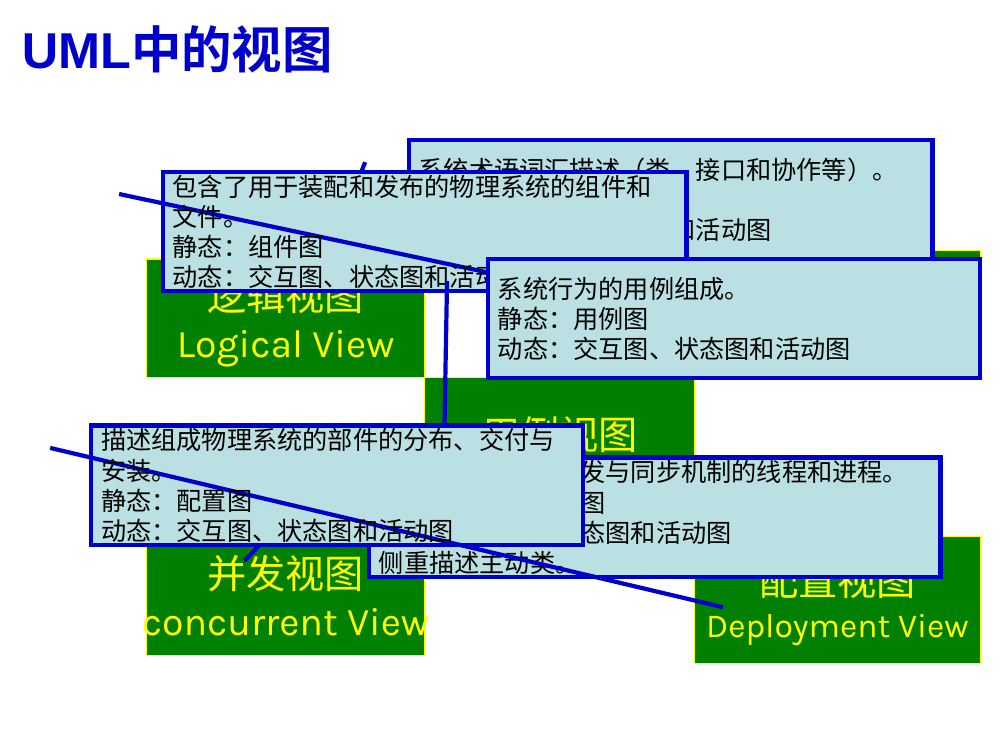
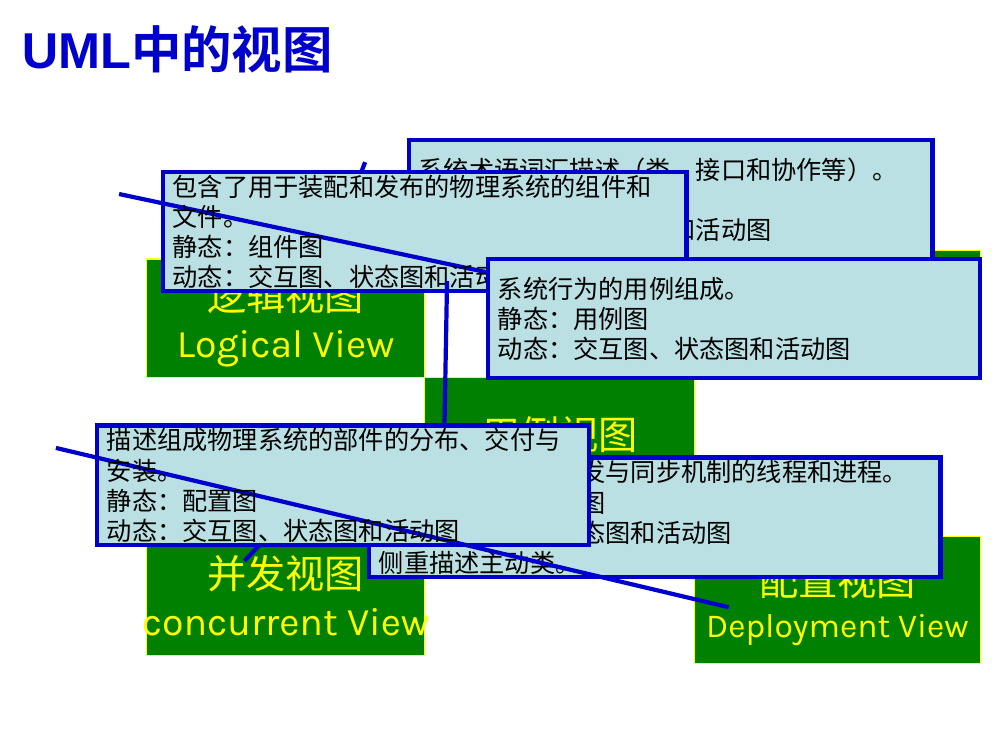
Before and after one commit to Zhangyucong0210/UML_DataBase, a slide deck: slide 33 of PPT/1.1UML基础.ppt (slide 41 before the commit). Drawn at 1008x756 pixels with LibreOffice and Linux fonts; fonts in the diff are those of the drawing. Boxes give left, top, right and bottom in pixels: in the first picture for what was removed or moved away, otherwise in the second. Text is boxed around its words. In the diff, an @@ line names an element or a change of style, - is before the commit and + after.

```diff
--- a/PPT/1.1UML基础.ppt
+++ b/PPT/1.1UML基础.ppt
@@ border callout "描述组成物理系统的部件的分布、交付与安装。" moved from (x1=91, y1=425, x2=583, y2=544) to (x1=97, y1=425, x2=589, y2=544) @@
```
Also in this commit, not shown: 8 other slides changed, 8 slides removed, 31 other files.
